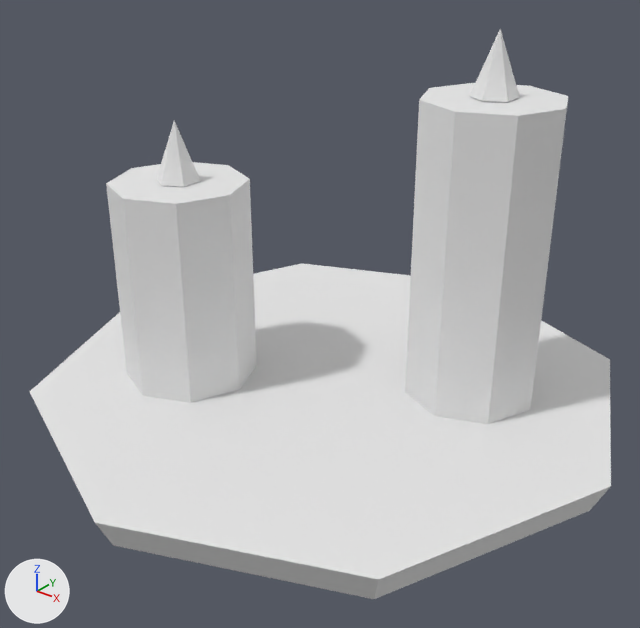
Renders of the glTF model public/models/furniture/decor/candle-holder/candle-holder-00.glb from each side of a commit.
Rendered twice from a 50 mm lens placed at (0.301, -0.386, 0.3), pointed at (0.009, -0.02, 0.073). Every picture has the same lights, and +X, +Y and +Z are marked at lower left. The older version comes first. Where no turn or scale is listed for an object, it has been applied to the vertices. Vertices at exactly the same position are counted once.

The first picture shows 'candle_holder_00'.
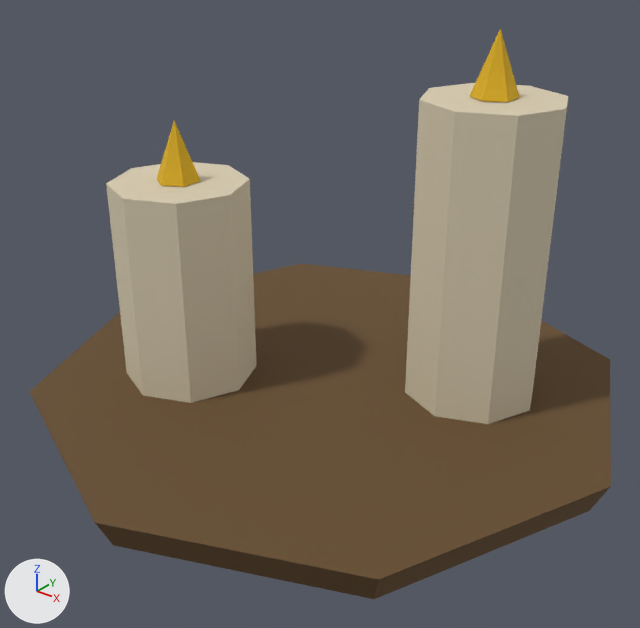
Changed parts and their boxes (x1, y1, x2, y2) in the pictures (640 x 628 px):
'candle_holder_00', recoloured (darker): (30, 29, 611, 599) in both

Edits to the bpy script that builds the scene:
```text
Change mat_lowpolykit:
    add n2 = _N.new('ShaderNodeMix'); n2.name = 'Mix'
    add n2.data_type = 'RGBA'
    add n2.blend_type = 'MULTIPLY'
    add n2.inputs[0].default_value = 1.0  # 'Factor'
    add n2.inputs[7].default_value = (0.8, 0.8, 0.8, 1.0)  # 'B', white #e7e7e7
    add n3 = _N.new('ShaderNodeVertexColor'); n3.name = 'Color Attribute'
    where n0 = _N.new('ShaderNodeBsdfPrincipled'); n0.name = 'Principled BSDF'
    add _L.new(n2.outputs[2], n0.inputs[0])  # 'Result' to 'Base Color'
    add _L.new(n3.outputs[0], n2.inputs[6])  # 'Color' to 'A'
Change me_candle_holder_00:
    where me_candle_holder_00.from_pydata(...)  # 62 vertices, 98 faces; spans x -0.185..0.185, y -0.185..0.185, z -0.117..0.117
    used by ob_candle_holder_00; location = (0.0, 0.0, 0.1168)
    me_candle_holder_00 part 1: vertex colours changed
```
